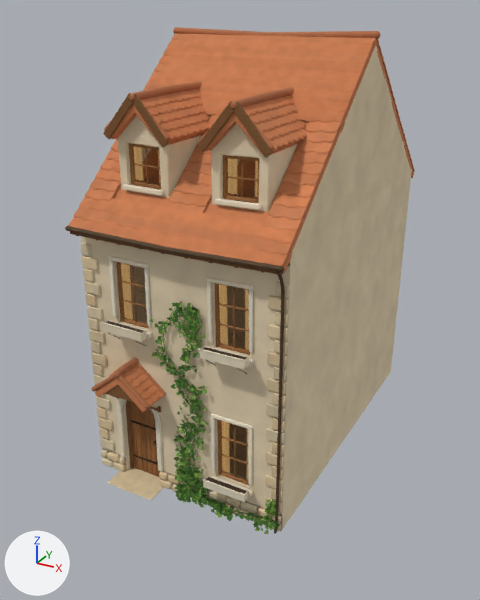
The Blender file assets/models/source/houses/storybook/LibraryRow_Neighbor4.blend, before and after one commit.
Camera for both pictures: a 50 mm camera at (7.2, -10.47, 10.56) aimed at (-0.05, 2.71, 3.97). The axes (+X, +Y, +Z) are drawn at lower left. The lights are the same throughout. The older version comes first.

Script lines for the objects in view, before the commit:
```python
me_gaube_1_dach_first_und_ortgang = bpy.data.meshes.new('Gaube 1 Dach First und Ortgang')
me_gaube_1_dach_first_und_ortgang.from_pydata(...)  # 260 vertices, 218 faces; spans x -1.93..-0.32, y 0.29..3.04, z 8.18..9.07
me_gaube_1_dach_first_und_ortgang.polygons.foreach_set('use_smooth', [True] * 218)
me_gaube_1_dach_first_und_ortgang.materials.append(mat_dachziegel_ton_hell_first)
me_ivy = bpy.data.meshes.new('ivy')
me_ivy.from_pydata(...)  # 10790 vertices, 18260 faces; spans x -0.61..2.53, y -0.29..-0.05, z -0.04..5.02
me_ivy.polygons.foreach_set('use_smooth', [True] * 18260)
me_ivy.materials.append(mat_blatt_efeu_frisch)
me_ivy_young = bpy.data.meshes.new('ivy_young')
me_ivy_young.from_pydata(...)  # 5200 vertices, 8800 faces; spans x -0.69..2.48, y -0.27..-0.06, z -0.06..5.07
me_ivy_young.polygons.foreach_set('use_smooth', [True] * 8800)
me_ivy_young.materials.append(mat_blatt_efeu_jung_frisch)
me_stem = bpy.data.meshes.new('stem')
me_stem.from_pydata(...)  # 22548 vertices, 21054 faces; spans x -0.63..2.46, y -0.23..-0.05, z -0.01..5.06
me_stem.polygons.foreach_set('use_smooth', [True] * 21054)
me_stem.materials.append(mat_stiel_frisch)
ob_gaube_1_dach_first_und_ortgang = bpy.data.objects.new('Gaube 1 Dach First und Ortgang', me_gaube_1_dach_first_und_ortgang)
ob_gaube_1_dach_first_und_ortgang.location = (0.0, 0.0, 0.0)
_m = ob_gaube_1_dach_first_und_ortgang.modifiers.new('Weiche Kanten', 'BEVEL')
_m.width = 0.016
_m.width_pct = 0.016
_m.segments = 2
_m.angle_limit = 0.698
ob_ivy = bpy.data.objects.new('ivy', me_ivy)
ob_ivy.location = (0.0, 0.0, 0.0)
ob_ivy_young = bpy.data.objects.new('ivy_young', me_ivy_young)
ob_ivy_young.location = (0.0, 0.0, 0.0)
ob_stem = bpy.data.objects.new('stem', me_stem)
ob_stem.location = (0.0, 0.0, 0.0)
# also in view: 'Fenster unten 0 Bank und Fassung' at (1.25, -0.07, 1.62); 'Dach Ziegelreihen' at (0.0, 3.99, 8.15); 'Vordach First und Ortgang' at (-1.25, -0.33, 2.97); 'Gaube 1 Ortgang' at (-1.13, 0.34, 8.55); 'Dachrinne und Fallrohr' at (0.0, -0.25, 3.18)
```
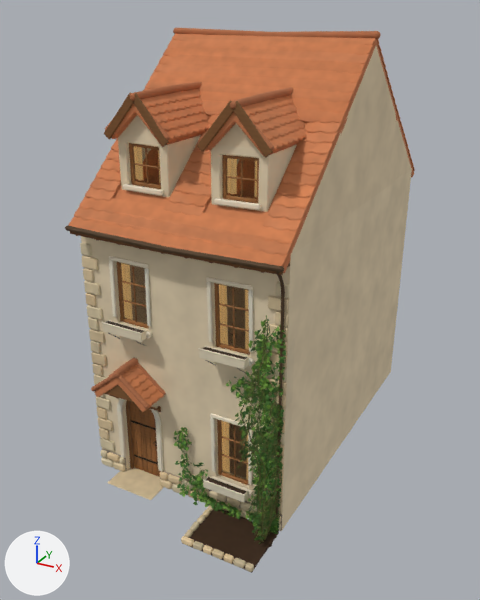
What differs and where, as boxes [x1, y1, x2, y2] in the pictures (480 x 600 px):
'ivy', reshaped (10% narrower)
    before: [155, 303, 280, 530]
    after: [173, 319, 286, 542]
'ivy_young', reshaped (14% narrower)
    before: [149, 302, 279, 534]
    after: [174, 315, 286, 544]
'Eckbeet Erde', added (brown)
    after: [182, 509, 279, 573]
'stem', reshaped (11% narrower)
    before: [153, 302, 276, 529]
    after: [177, 318, 286, 542]
'Eckbeet Randsteine', added (beige)
    after: [181, 506, 254, 572]
part 1 of me_stem, deleted
    before: [153, 302, 270, 528]
part 2 of me_stem, built on
    before: [158, 305, 276, 526]
    after: [177, 318, 286, 542]
part 3 of me_ivy, deleted
    before: [155, 303, 244, 521]
part 4 of me_ivy, built on
    before: [176, 431, 280, 530]
    after: [173, 319, 286, 542]
part 5 of me_ivy_young, deleted
    before: [149, 302, 276, 534]
part 6 of me_ivy_young, built on
    before: [179, 430, 279, 533]
    after: [174, 315, 286, 544]

What changed in the scene script:
```text
Change me_stem:
    used by ob_stem; location = (0.0, 0.0, 0.0)
    remove me_stem.from_pydata(...)  # 22548 vertices, 21054 faces; spans x -0.63..2.46, y -0.23..-0.05, z -0.01..5.06
    add me_stem.from_pydata(...)  # 49428 vertices, 46092 faces; spans x -0.16..2.5, y -1.79..0.0, z -0.01..5.46
    me_stem part 1: 1153 loose pieces with 10330 vertices, spanning x -0.63..2.45, y -0.23..-0.05, z -0.01..5.06, are deleted
    me_stem part 2: 313 vertices moved within x -0.11..2.46, y -0.21..-0.05, z 0.0..1.91; 11320 vertices removed from x -0.58..2.46, y -0.22..-0.05, z -0.01..5.06; 48530 vertices added at x -0.16..2.5, y -1.79..0.0, z -0.01..5.46
    other edits to the shape of me_stem do not show in these pictures
Change me_ivy_young:
    used by ob_ivy_young; location = (0.0, 0.0, 0.0)
    remove me_ivy_young.from_pydata(...)  # 5200 vertices, 8800 faces; spans x -0.69..2.48, y -0.27..-0.06, z -0.06..5.07
    add me_ivy_young.from_pydata(...)  # 12064 vertices, 20416 faces; spans x -0.2..2.51, y -1.86..0.03, z -0.04..5.51
    me_ivy_young part 5: 320 loose pieces with 4160 vertices, spanning x -0.69..2.41, y -0.27..-0.06, z -0.06..5.07, are deleted
    me_ivy_young part 6: 17 vertices moved within x -0.01..2.39, y -0.23..-0.06, z 0.0..1.43; 607 vertices removed from x -0.08..2.48, y -0.27..-0.06, z -0.06..1.91; 11631 vertices added at x -0.2..2.51, y -1.86..0.03, z -0.04..5.51
    other edits to the shape of me_ivy_young do not show in these pictures
Change me_ivy:
    used by ob_ivy; location = (0.0, 0.0, 0.0)
    remove me_ivy.from_pydata(...)  # 10790 vertices, 18260 faces; spans x -0.61..2.53, y -0.29..-0.05, z -0.04..5.02
    add me_ivy.from_pydata(...)  # 24622 vertices, 41668 faces; spans x -0.22..2.53, y -1.83..0.04, z -0.05..5.41
    me_ivy part 3: 615 loose pieces with 7995 vertices, spanning x -0.61..1.69, y -0.28..-0.05, z -0.04..5.02, are deleted
    me_ivy part 4: 102 vertices moved within x -0.1..2.49, y -0.25..-0.09, z 0.06..1.87; 2150 vertices removed from x -0.16..2.53, y -0.27..-0.06, z -0.03..1.89; 23977 vertices added at x -0.22..2.53, y -1.83..0.04, z -0.05..5.41
    other edits to the shape of me_ivy do not show in these pictures
Add me_eckbeet_randsteine:
    me_eckbeet_randsteine.from_pydata(...)  # 96 vertices, 72 faces; spans x 0.74..2.49, y -1.41..-0.1, z 0.0..0.14
    me_eckbeet_randsteine.polygons.foreach_set('use_smooth', [True] * 72)
    me_eckbeet_randsteine.materials.append(mat_sandstein)
Add me_eckbeet_erde:
    me_eckbeet_erde.from_pydata(...)  # 40 vertices, 38 faces; spans x 0.76..2.48, y -1.39..-0.11, z -0.01..0.07
    me_eckbeet_erde.polygons.foreach_set('use_smooth', [True] * 38)
    me_eckbeet_erde.materials.append(mat_erde)
Add ob_eckbeet_randsteine:
    ob_eckbeet_randsteine = bpy.data.objects.new('Eckbeet Randsteine', me_eckbeet_randsteine)
    ob_eckbeet_randsteine.location = (0.0, 0.0, 0.0)
    _m = ob_eckbeet_randsteine.modifiers.new('Weiche Kanten', 'BEVEL')
    _m.width = 0.032
    _m.width_pct = 0.032
    _m.segments = 2
    _m.angle_limit = 0.698
Add ob_eckbeet_erde:
    ob_eckbeet_erde = bpy.data.objects.new('Eckbeet Erde', me_eckbeet_erde)
    ob_eckbeet_erde.location = (0.0, 0.0, 0.0)
```
